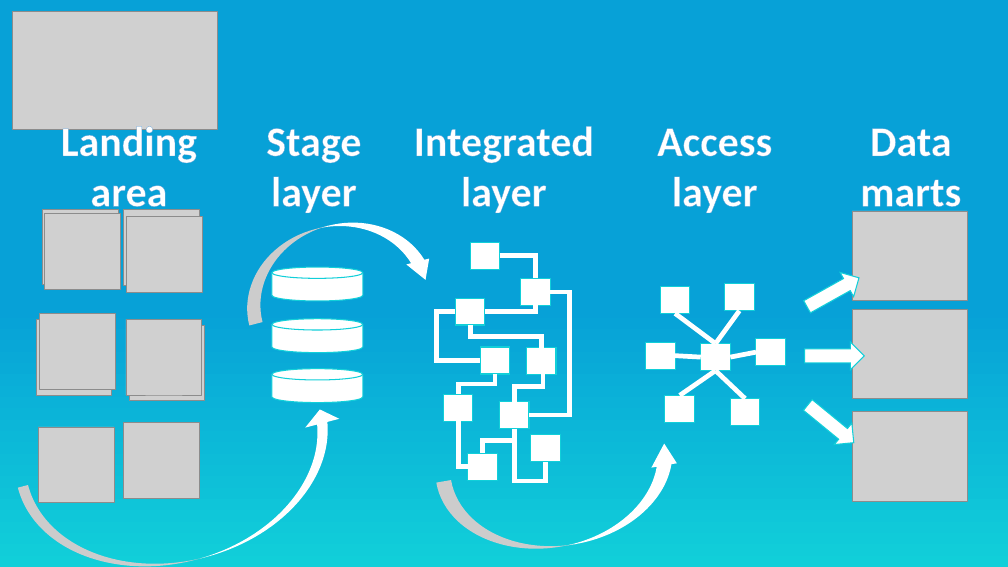
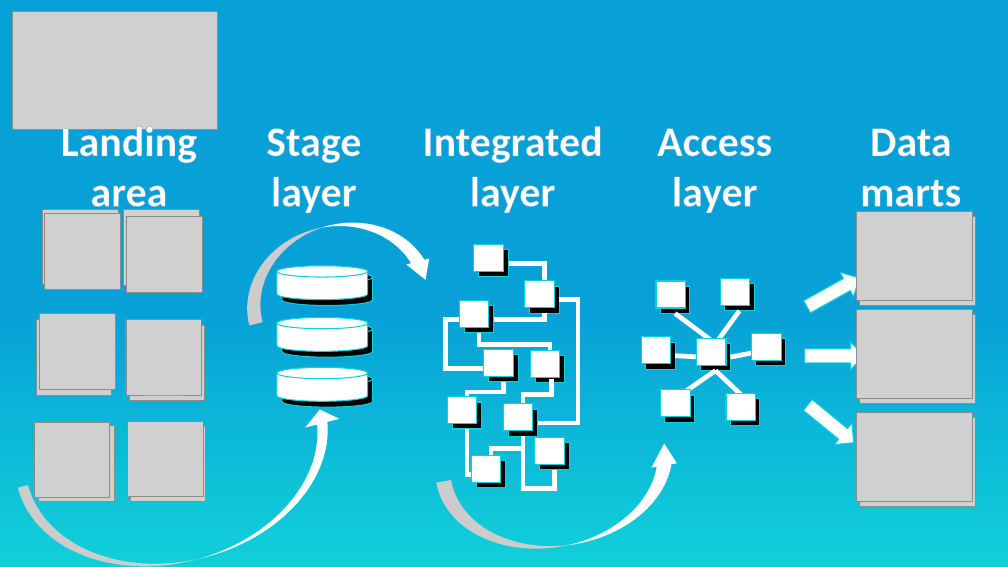
Before and after one commit to dwhacademy/dwhacademy, a slide deck: slide 5 of themes/hugo-elate-theme/static/images/Pictures for blog.pptx. Drawn at 1008x567 pixels with LibreOffice and Linux fonts; fonts in the diff are those of the drawing; grey boxes stand for pictures. Boxes give left, top, right and bottom in pixels: in the first picture for what was removed or moved away, otherwise in the second. Text is boxed around its words. In the diff, an @@ line names an element or a change of style, - is before the commit and + after.

```diff
--- a/themes/hugo-elate-theme/static/images/Pictures for blog.pptx
+++ b/themes/hugo-elate-theme/static/images/Pictures for blog.pptx
@@ text "Integrated layer": place and size @@
-text "Integrated layer" at bbox=[414, 126, 594, 213]
+text "Integrated layer" at bbox=[422, 126, 602, 213]
@@ picture added at bbox=[857, 211, 972, 300] @@
@@ cylinder added at bbox=[277, 266, 368, 300], fill #FFFFFF, outline #11CFD9 1 pt @@
@@ cylinder added at bbox=[277, 318, 368, 352], fill #FFFFFF, outline #11CFD9 1 pt @@
@@ picture added at bbox=[857, 309, 972, 399] @@
@@ 5 elbow lines, 3 pictures, 3 cylinders, 2 rectangles: place and size @@
-5 elbow lines, 3 pictures, 3 cylinders, 2 rectangles at bbox=[272, 211, 967, 501]
+5 elbow lines, 3 pictures, 3 cylinders, 2 rectangles at bbox=[282, 216, 975, 507]
@@ cylinder added at bbox=[277, 368, 368, 402], fill #FFFFFF, outline #11CFD9 1 pt @@
@@ group added at bbox=[641, 278, 781, 420]: 7 rectangles @@
@@ picture added at bbox=[857, 412, 972, 501] @@
@@ picture added at bbox=[34, 423, 110, 498] @@
@@ picture added at bbox=[128, 421, 203, 497] @@
@@ picture: place and size @@
-picture at bbox=[124, 423, 200, 498]
+picture at bbox=[130, 426, 206, 502]
@@ group added at bbox=[448, 244, 564, 483]: 9 rectangles @@
@@ 7 rectangles, 5 elbow lines: place and size @@
-7 rectangles, 5 elbow lines at bbox=[443, 242, 569, 480]
+7 rectangles, 5 elbow lines at bbox=[452, 250, 578, 488]
@@ fill #FFFFFF to #000000 in 19 elements at bbox=[660, 287, 690, 314], bbox=[701, 343, 730, 371], bbox=[646, 343, 675, 370], bbox=[756, 339, 786, 366], bbox=[730, 399, 760, 426], bbox=[724, 284, 754, 311], bbox=[665, 395, 695, 423], bbox=[282, 271, 373, 306], bbox=[282, 324, 373, 358], bbox=[282, 374, 373, 408], bbox=[508, 409, 538, 436], bbox=[489, 355, 519, 382], bbox=[535, 355, 565, 383], bbox=[529, 287, 559, 314], bbox=[479, 250, 509, 278], bbox=[452, 402, 482, 430], bbox=[476, 461, 506, 488], bbox=[464, 306, 494, 333], bbox=[540, 443, 569, 470] @@
```
Also in this commit, not shown: 1 slide added, 2 other files.
